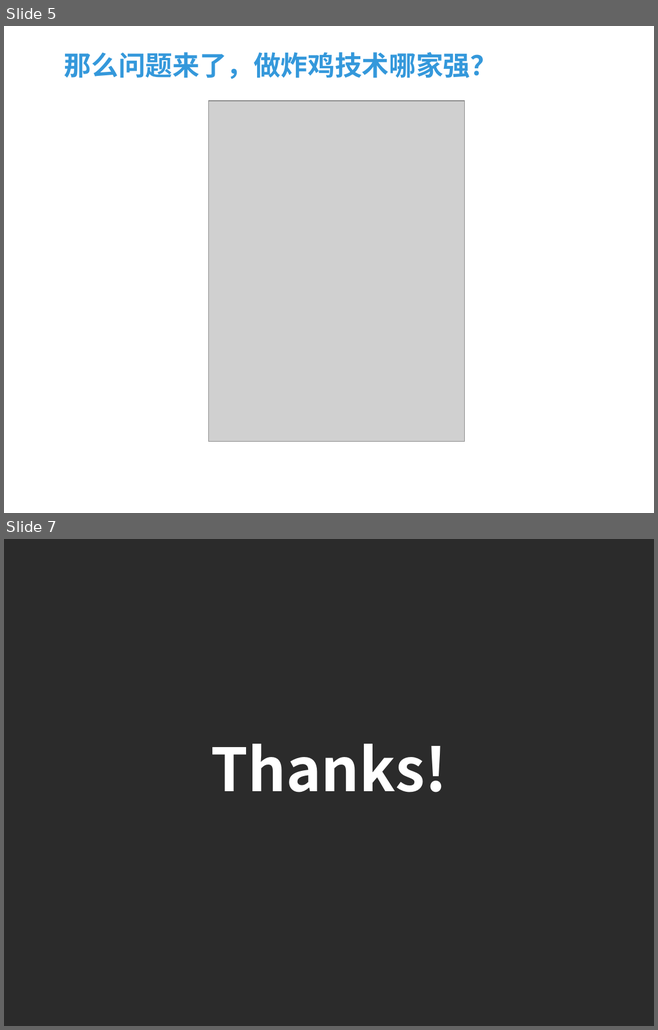
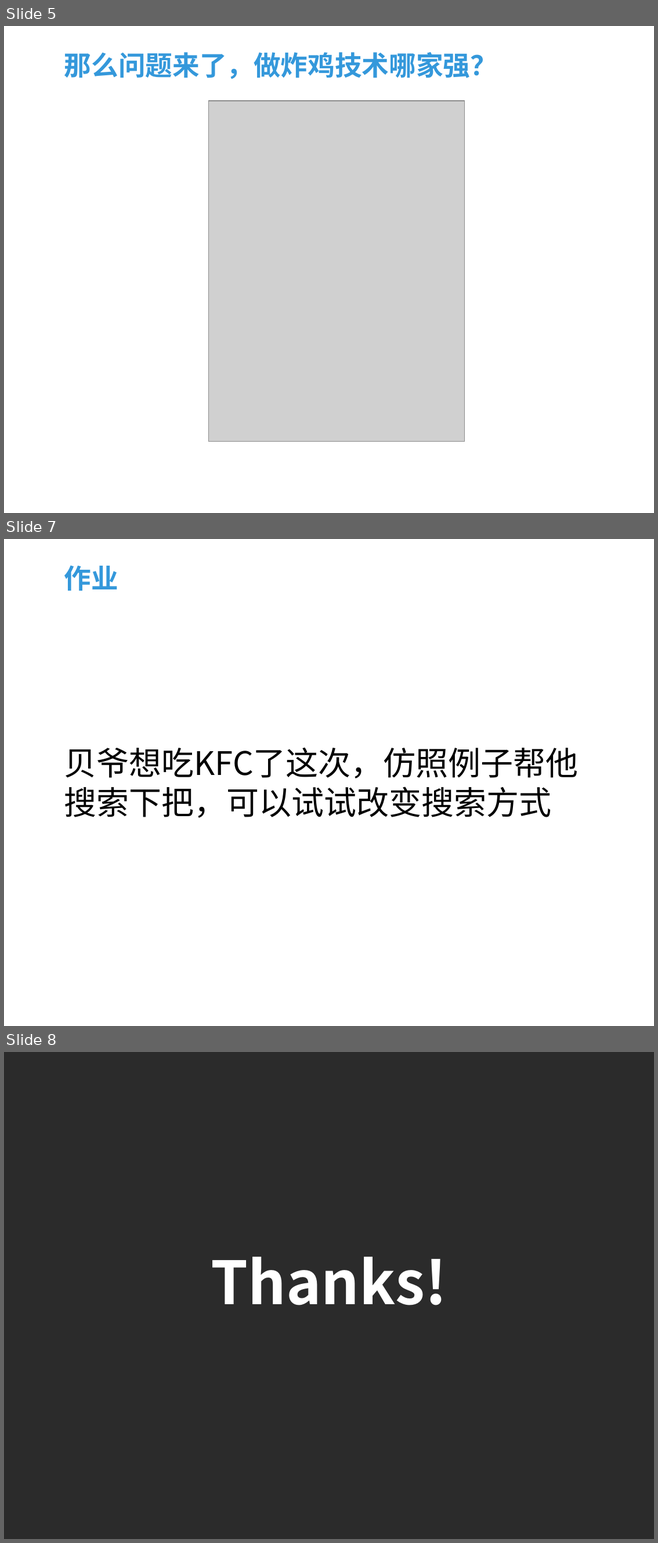
Before and after one commit to fifa0329/HelloAmap, a slide deck: 课程ppt/WP SDK开发指南3.pptx. Shown one above the other, each under a label of ours: slides 5 and 7 before the commit, slides 5, 7 and 8 after it; the slides between them are not shown. The pictures are 658x1030 and 658x1543 pixels, drawn with LibreOffice and Linux fonts; fonts in the diff are those of the drawing; grey boxes stand for pictures; background and template pictures are left out; a plain dark background stands for a picture behind light text. Boxes give left, top, right and bottom in pixels: in the first picture for what was removed or moved away, otherwise in the second. Text is boxed around its words. In the diff, an @@ line names an element or a change of style, - is before the commit and + after.

```diff
--- a/课程ppt/WP SDK开发指南3.pptx
+++ b/课程ppt/WP SDK开发指南3.pptx
@@ slide 7 added at (4, 539, 654, 1026), background picture (left out) @@
@@ title added at (64, 565, 118, 591), 30 pt, text #3498DB, bold @@
+作业
@@ text added at (64, 748, 578, 818), 36 pt, text #000000 @@
+贝爷想吃KFC了这次，仿照例子帮他搜索下把，可以试试改变搜索方式
@@ what was slide 7 is now slide 8 @@
```
Also in this commit, not shown: 4 slides changed, 3 other files.
